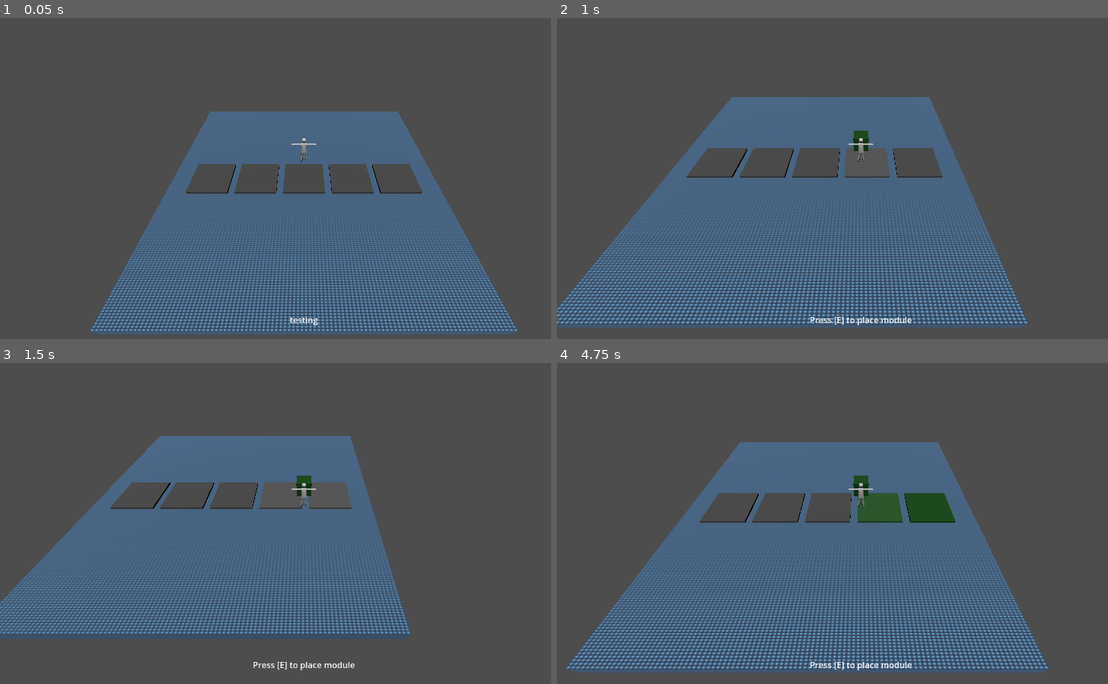
Above: before the commit, frames 1-4 (two rows, left to right).
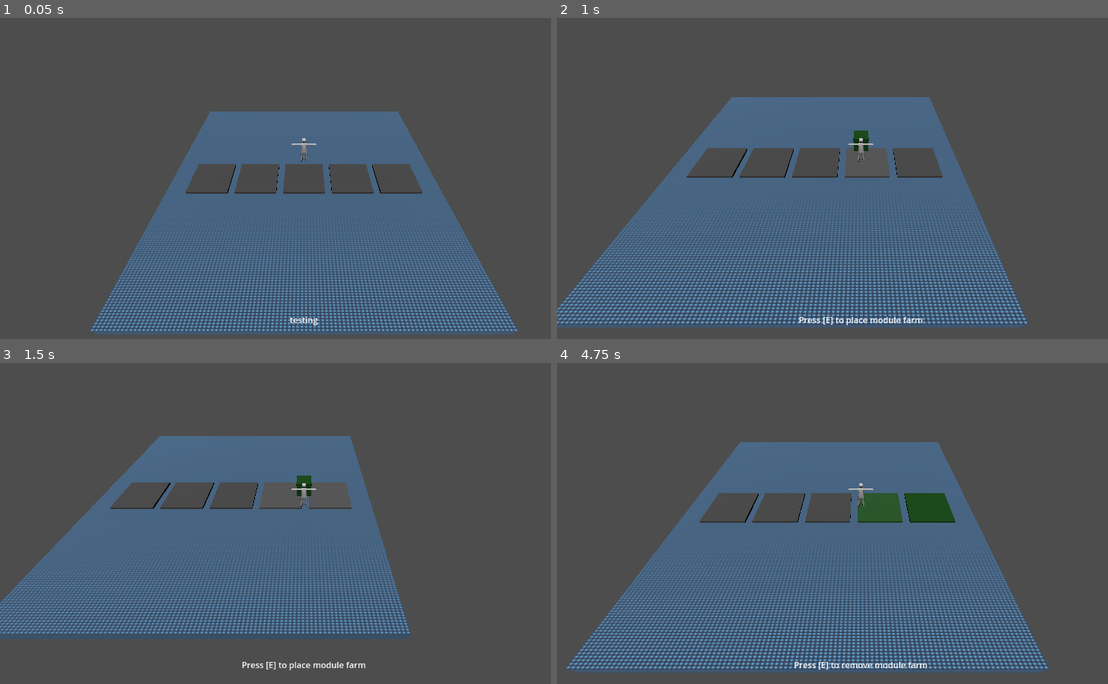
Above: after the commit, the same moments.

Repository: mswieboda/plots-llc
Game: Godot game, scene res://scenes/main.tscn
Same seed, same stepped clock (60 frames per second), same inputs: the game is played once before the commit and once after it. The engine's default icon, where the game draws it, is replaced by a stand-in: a white triangle on a blue panel in a dark square.
Inputs:
- Up to frame 1 (0.05 s): no input
- Up to frame 2 (1 s): hold D (right) from 0.53 s (still down); hold E (action) from 0.53 s (still down); tap M (test_module) at 0.8 s
- Up to frame 3 (1.5 s): release D (right) at 1.28 s; release E (action) at 1.28 s; hold S (down) from 1.28 s (still down); tap M (test_module) at 1.35 s
- Up to frame 4 (4.75 s): tap E (action) at 1.55, 3.05, 4.55 s; release S (down) at 2.03 s; hold D (right) 2.03-2.78 s; hold E (action) 2.03-2.78 s; tap M (test_module) at 2.3, 2.85, 3.8, 4.35 s; hold W (up) 2.78-3.53 s; hold E (action) 3.53-4.28 s; hold A (left) from 3.53 s (still down)

Frame 1 is identical in both runs. In frame 2, 0.3% of the frame differs, in the area x 43-67%, y 93-96%; in frame 3, 0.3%; in frame 4, 0.4%, in the area x 43-68%, y 35-96%.

Commit message:
can remove modules

Diff:
--- a/globals/action.gd
+++ b/globals/action.gd
@@ -10,9 +10,14 @@
 
   return action_nodes[-1]
 
-func get_display() -> String:
+
+func is_action_node(node):
+  var action_node = action_node()
+
+  return action_node and action_node.name == node.name
 
 
+func get_display() -> String:
   if can_perform():
     var action_node = action_node()
 
@@ -44,7 +49,17 @@
   if not action_node or not action_node.has_method("perform") or not can_perform():
     return
 
-  return action_node.perform()
+  action_node.perform()
+  action_node.update_changes()
+
+
+func update_changes():
+  var action_node = action_node()
+
+  if action_node:
+    action_node.update_changes()
+
+  update_gui()
 
 
 func update_gui():
--- a/objs/actionable.gd
+++ b/objs/actionable.gd
@@ -11,3 +11,7 @@
 
 func perform():
   pass
+
+
+func update_changes():
+  pass
--- a/objs/module.gd
+++ b/objs/module.gd
@@ -1,30 +1,46 @@
 extends "res://objs/actionable.gd"
 
-var is_player_actionable = false
 var type = null
 
 @onready var player = get_node("/root/main/player")
 
 func get_action_name():
-  if type and player.module:
-    return "swap module"
+  if type:
+    if player.module && player.module != type:
+      return "swap module to %s" % player.module
+    else:
+      return "remove module %s" % type if not player.module else ""
 
-  return "place module" if player.module else ""
+  return "place module %s" % player.module if player.module else ""
 
 
 func can_perform():
-  return is_player_actionable and player.module
+  if not Action.is_action_node(self):
+    return false
+
+  if player.module:
+    return player.module != type
+
+  return !!type
 
 
 func perform():
-  type = player.module
-  player.remove_carry_module()
+  if player.module:
+    type = player.module
+    player.remove_carry_module()
+    update_type_material()
+  elif type:
+    player.add_carry_module(type)
+    type = null
+
+
+func update_changes():
+  update_actionable_material()
   update_type_material()
 
 
 func update_actionable_material():
-  var action_node = Action.action_node()
-  if is_player_actionable and action_node and action_node.name == name:
+  if Action.is_action_node(self) and can_perform():
     var material = StandardMaterial3D.new()
     material.albedo_color = Color(1, 1, 1, 0.069)
     material.transparency = BaseMaterial3D.TRANSPARENCY_ALPHA
@@ -37,17 +53,17 @@
   if type == "farm":
     var material = preload("res://assets/materials/farm.tres")
     $mesh.material_override = material
+  else:
+    $mesh.material_override = null
 
 
 func _on_area_body_entered(body):
   if body.name == "player":
-    is_player_actionable = true
     Action.add_action(self)
     update_actionable_material()
 
 
 func _on_area_body_exited(body):
   if body.name == "player":
-    is_player_actionable = false
     Action.remove_action(self)
     update_actionable_material()
--- a/objs/player.gd
+++ b/objs/player.gd
@@ -42,22 +42,26 @@
   if event.is_action_pressed("action"):
     Action.perform()
 
-  if event.is_action_pressed("test_module"):
-    var carry_module = carry_module_scene.instantiate()
-    module = "farm"
+  if event.is_action_pressed("test_module") and not module:
+    add_carry_module("farm")
 
-    if module == "farm":
-      var material = preload("res://assets/materials/farm.tres")
-      carry_module.get_node('mesh').material_override = material
 
-    $carry_module_spawn.add_child(carry_module)
+func add_carry_module(type):
+  var carry_module = carry_module_scene.instantiate()
+  module = type
+
+  if module == "farm":
+    var material = preload("res://assets/materials/farm.tres")
+    carry_module.get_node('mesh').material_override = material
+
+  $carry_module_spawn.add_child(carry_module)
+  Action.update_changes()
 
 
 func remove_carry_module():
-  if not module:
-    return
+  for node in $carry_module_spawn.get_children():
+    $carry_module_spawn.remove_child(node)
+    node.queue_free()
 
-  var node = $carry_module_spawn.get_child(0)
-  $carry_module_spawn.remove_child(node)
-  node.queue_free()
   module = null
+  Action.update_changes()
